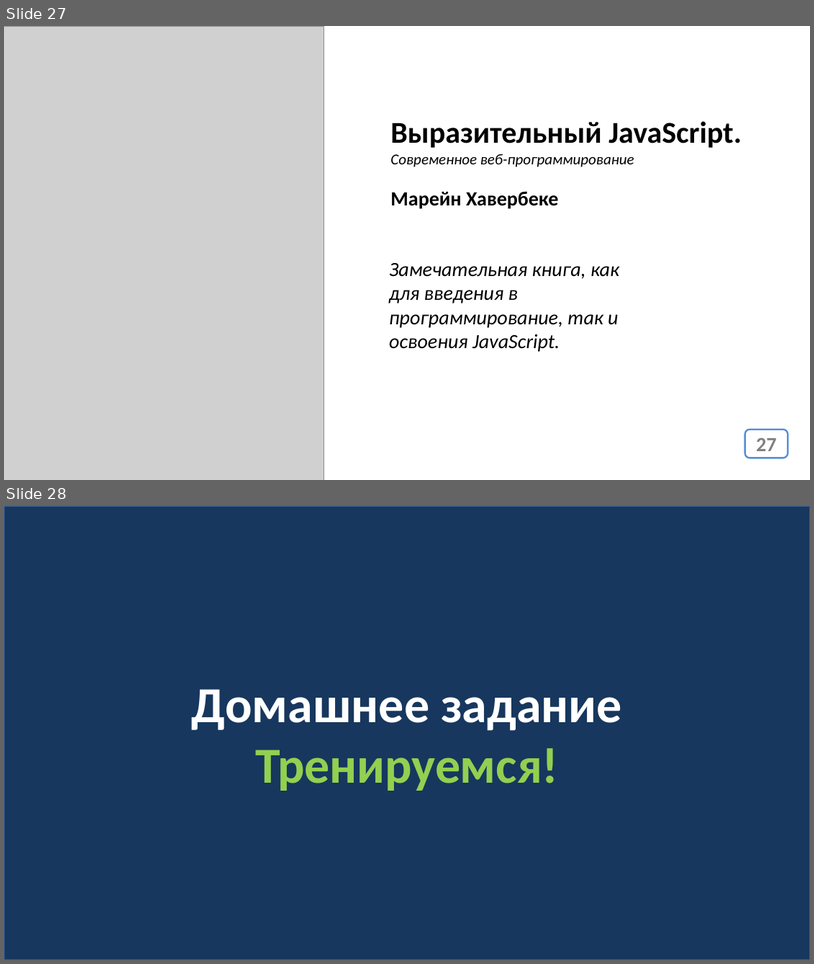
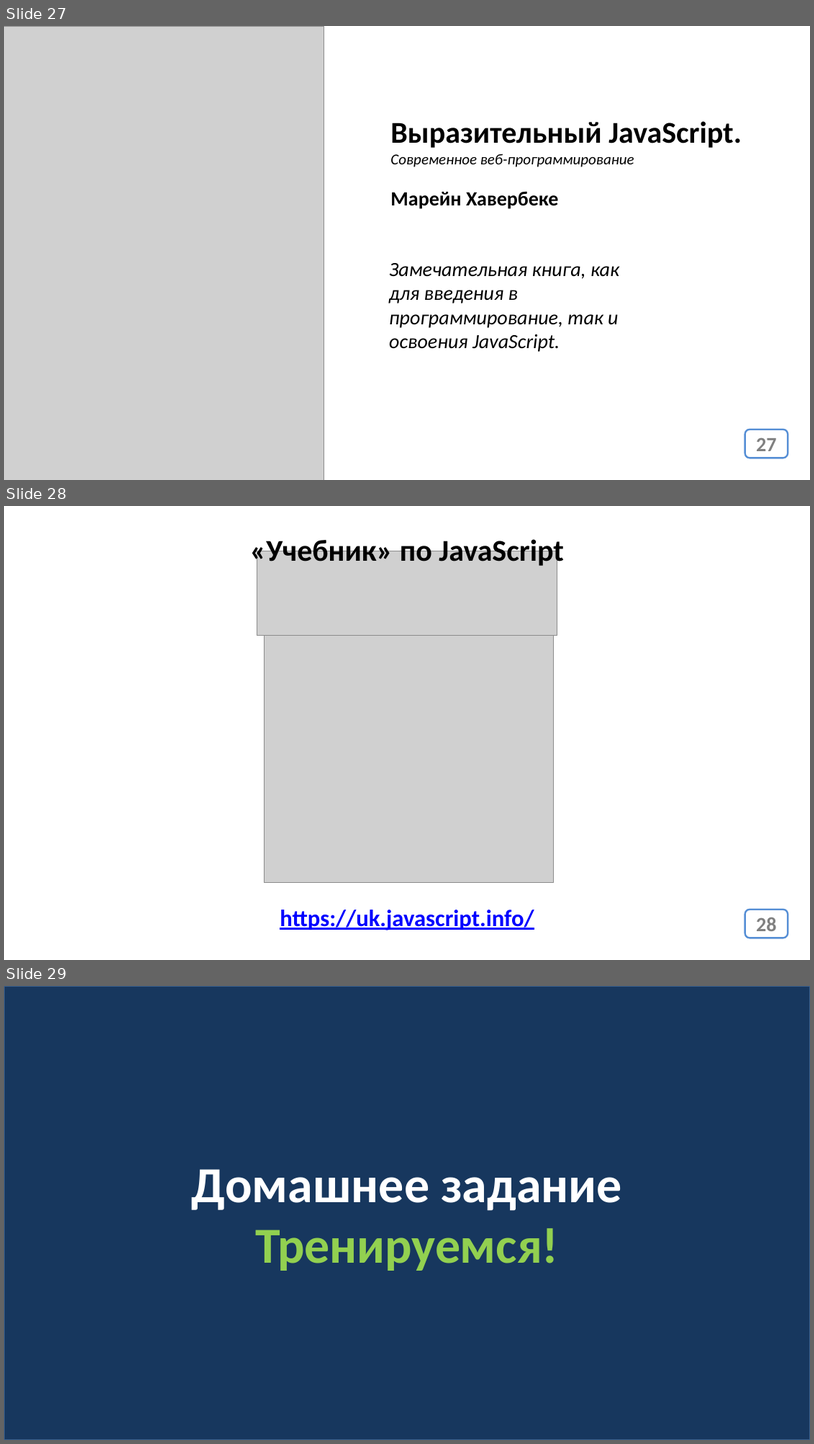
Before and after one commit to web50-ortdnipro/lesson18, a slide deck: lesson18.pptx. Shown one above the other, each under a label of ours: slides 27 and 28 before the commit, slides 27, 28 and 29 after it. The pictures are 814x964 and 814x1444 pixels, drawn with LibreOffice and Linux fonts; fonts in the diff are those of the drawing; grey boxes stand for pictures. Boxes give left, top, right and bottom in pixels: in the first picture for what was removed or moved away, otherwise in the second. Text is boxed around its words. In the diff, an @@ line names an element or a change of style, - is before the commit and + after.

```diff
--- a/lesson18.pptx
+++ b/lesson18.pptx
@@ slide 28 added at <box>4,506,810,960</box>, background #FFFFFF @@
@@ text added at <box>250,536,564,569</box>, 36 pt, text #000000, bold @@
+«Учебник» по JavaScript
@@ picture added at <box>257,551,558,636</box> @@
@@ picture added at <box>264,636,553,883</box> @@
@@ text added at <box>280,909,534,930</box>, 28 pt, text #0000FF, bold, underline @@
+https://uk.javascript.info/
@@ page number added at <box>746,909,789,937</box>, fill #FFFFFF, outline #558ED5 2 pt, 24 pt, text #808080, bold @@
+28
@@ what was slide 28 is now slide 29 @@
```
Also in this commit, not shown: 1 other file.
